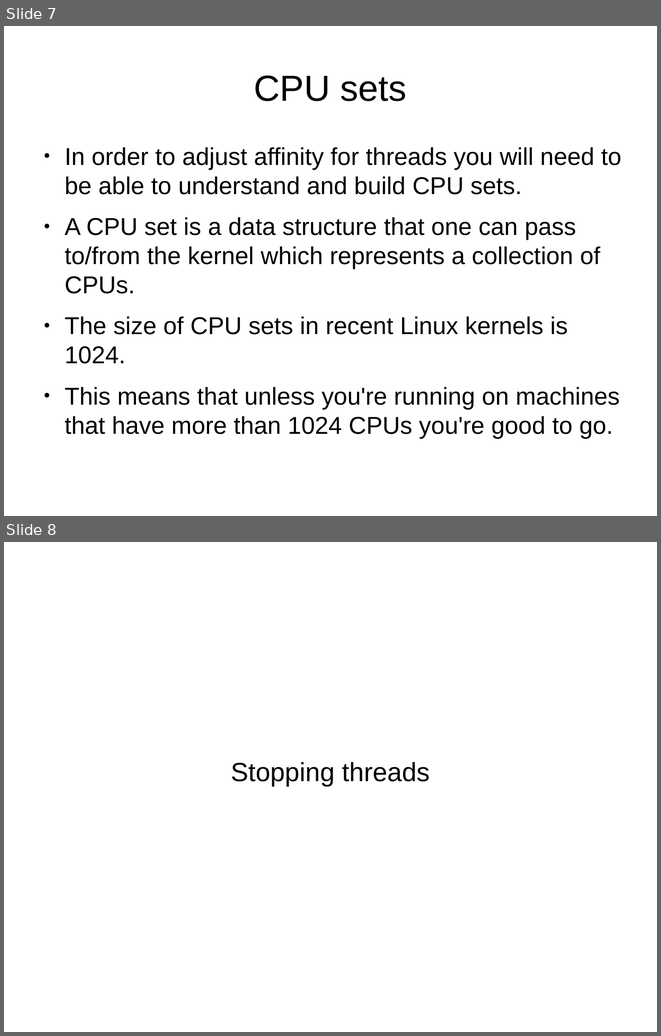
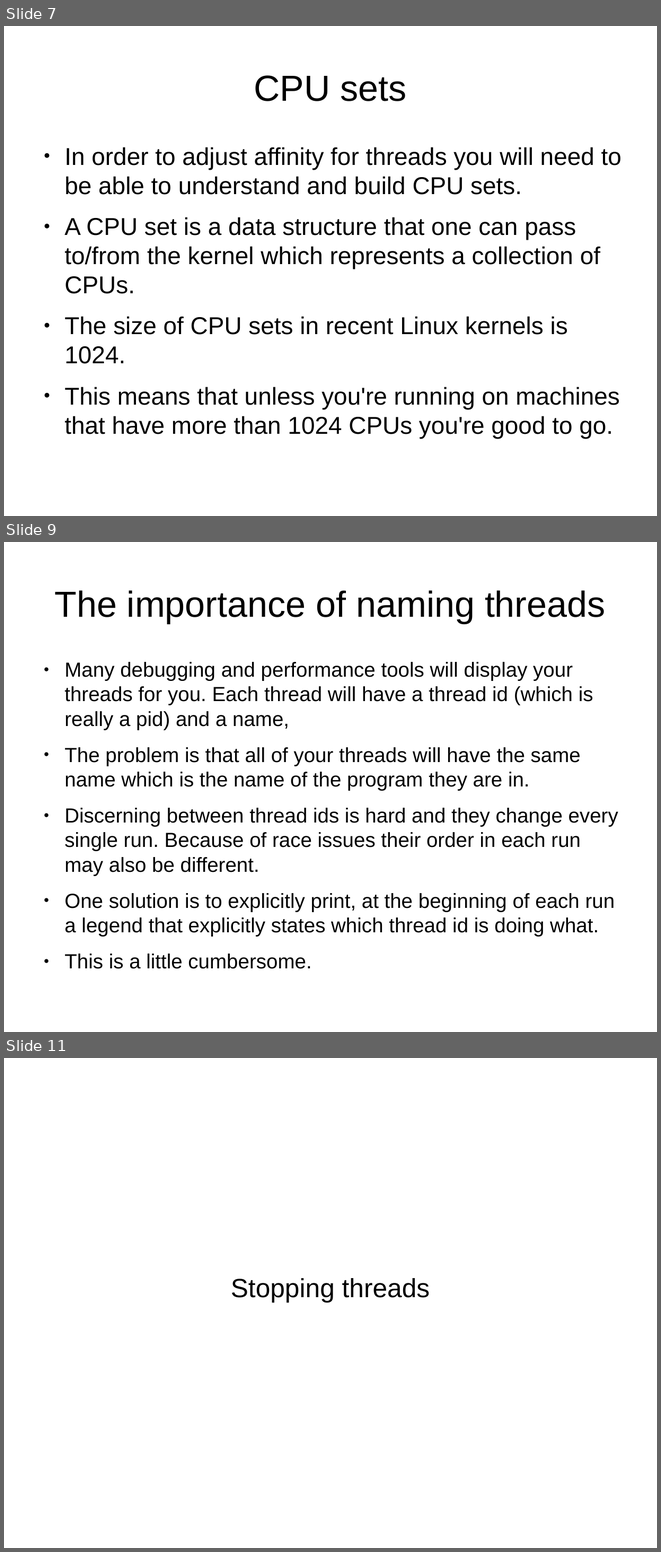
Before and after one commit to kalmuthu/slides, a slide deck: odp/pthreads_linux.odp. Shown one above the other, each under a label of ours: slides 7 and 8 before the commit, slides 7, 9 and 11 after it; the slides between them are not shown. The pictures are 661x1036 and 661x1552 pixels, drawn with LibreOffice and Linux fonts; fonts in the diff are those of the drawing. Boxes give left, top, right and bottom in pixels: in the first picture for what was removed or moved away, otherwise in the second. Text is boxed around its words. In the diff, an @@ line names an element or a change of style, - is before the commit and + after.

```diff
--- a/odp/pthreads_linux.odp
+++ b/odp/pthreads_linux.odp
@@ slide 9 added at [4,542,657,1032], background #FFFFFF @@
@@ title added at [54,590,606,623], 44 pt, text #000000 @@
+The importance of naming threads
@@ text added at [64,662,618,936], 24.8 pt, text #000000 @@
+● Many debugging and performance tools will display your threads for you. Each thread will have a thread id (which is really a pid) and a name,
+● The problem is that all of your threads will have the same name which is the name of the program they are in.
+● Discerning between thread ids is hard and they change every single run. Because of race issues their order in each run may also be different.
+● One solution is to explicitly print, at the beginning of each run a legend that explicitly states which thread id is doing what.
+● This is a little cumbersome.
@@ what was slide 8 is now slide 11 @@
```
Also in this commit, not shown: 10 other slides added.
